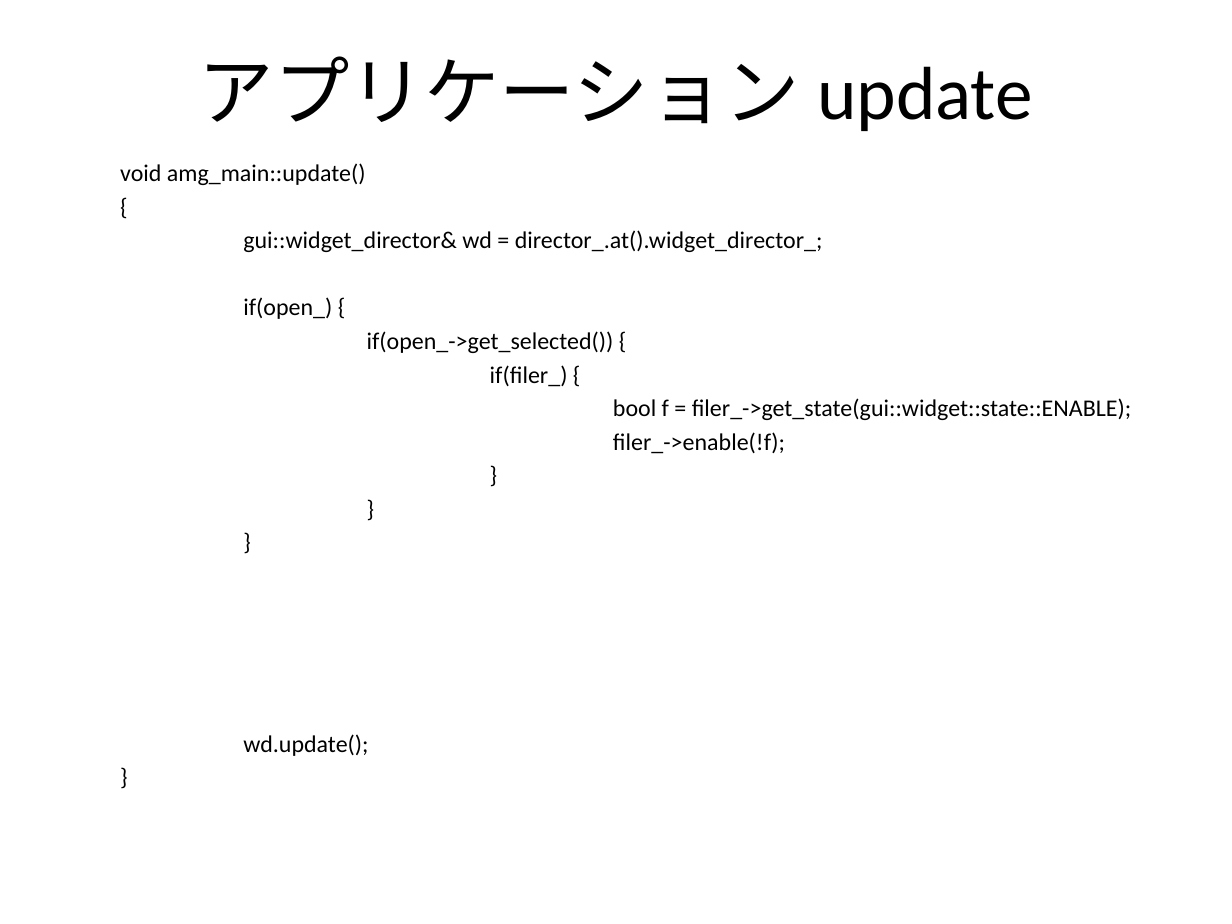
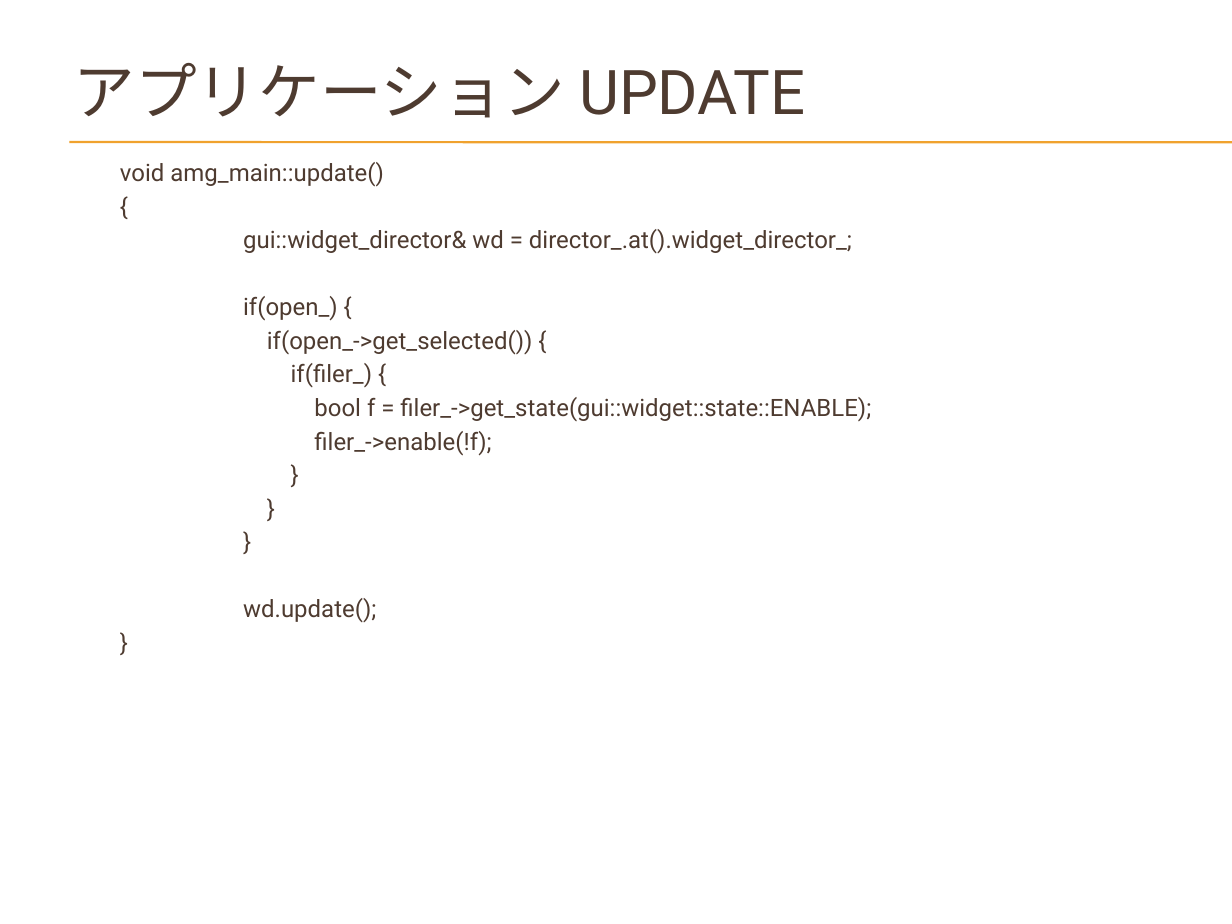
Before and after one commit to hirakuni45/glfw3_app, a slide deck: slide 32 of glfw3_app/docs/GLFW3_OpenGL_GUI.pptx. Drawn at 1232x924 pixels with LibreOffice and Linux fonts; fonts in the diff are those of the drawing; background and template pictures are left out. Boxes give left, top, right and bottom in pixels: in the first picture for what was removed or moved away, otherwise in the second. Text is boxed around its words. In the diff, an @@ line names an element or a change of style, - is before the commit and + after.

```diff
--- a/glfw3_app/docs/GLFW3_OpenGL_GUI.pptx
+++ b/glfw3_app/docs/GLFW3_OpenGL_GUI.pptx
@@ title at (74,63,806,118): text changed; size 44 to 36 pt; font Calibri to Roboto; text colour #000000 to #4E3B30 @@
-アプリケーション update
+アプリケーション UPDATE
@@ line added from (69, 142) to (1232, 142), #F0A22E 0.75 pt @@
@@ line added from (69, 143) to (1232, 143), #F0A22E 0.75 pt @@
@@ text "void amg_main::update()" at (120,162,871,622): font Calibri to Roboto, text colour #000000 to #4E3B30 @@
```
Also in this commit, not shown: 36 other slides changed, 2 other files.
